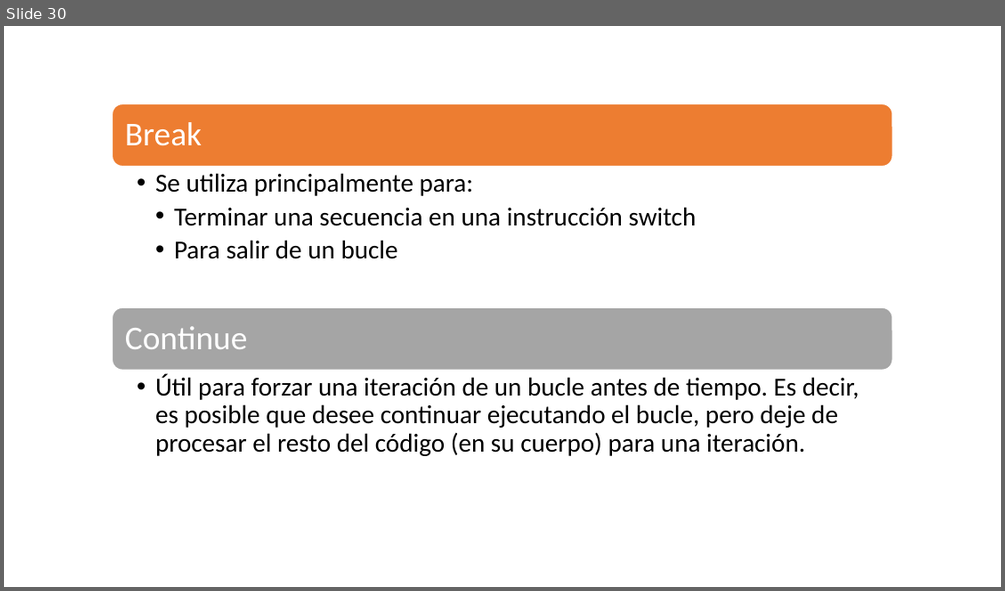
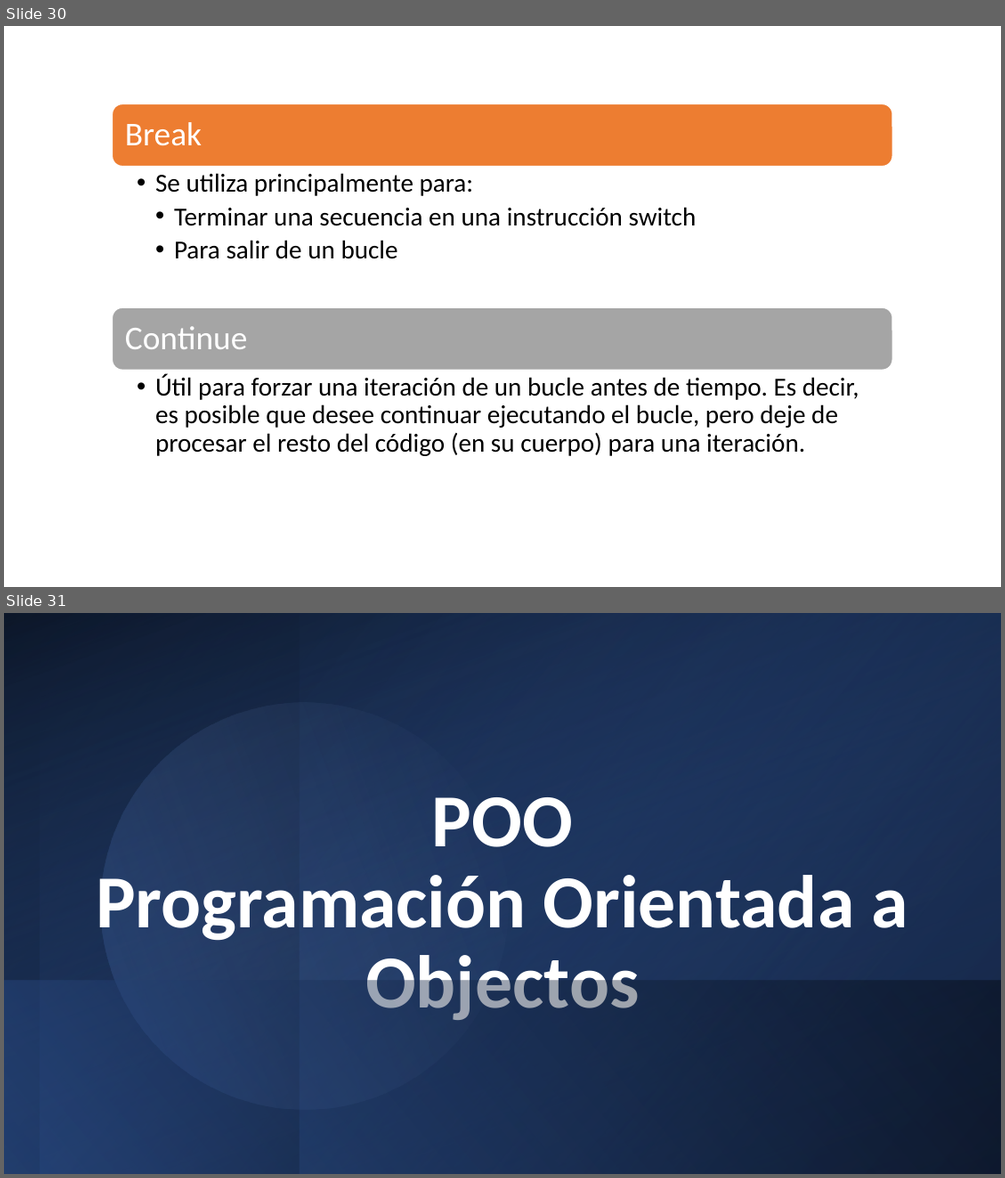
Before and after one commit to Charris1904/automation-qa-sessions, a slide deck: files/1. Java.pptx. Shown one above the other, each under a label of ours: slide 30 before the commit, slides 30 and 31 after it. The pictures are 1005x591 and 1005x1178 pixels, drawn with LibreOffice and Linux fonts; fonts in the diff are those of the drawing. Boxes give left, top, right and bottom in pixels: in the first picture for what was removed or moved away, otherwise in the second. Text is boxed around its words. In the diff, an @@ line names an element or a change of style, - is before the commit and + after.

```diff
--- a/files/1. Java.pptx
+++ b/files/1. Java.pptx
@@ slide 31 added at box(4, 613, 1001, 1174), background #FFFFFF @@
@@ rectangle added at box(4, 613, 1001, 1174), fill gradient #000000 to #2F5597 @@
@@ rectangle added at box(4, 613, 299, 1174), fill gradient #2F5597 to #000000 @@
@@ rectangle added at box(4, 613, 1001, 1174), fill gradient #2F5597 to #000000 @@
@@ rectangle added at box(40, 613, 1001, 1174), fill gradient #203864 to #4472C4 @@
@@ rectangle added at box(299, 614, 1001, 1174), fill gradient #2F5597 to #000000 @@
@@ ellipse added at box(68, 671, 541, 1142), fill gradient #4472C4 to #8FAADC @@
@@ title added at box(96, 797, 907, 1020), 72 pt, text #FFFFFF, bold @@
+POO
+Programación Orientada a Objectos
@@ rectangle added at box(4, 981, 1001, 1174), fill gradient #2F5597 to #000000 @@
```
Also in this commit, not shown: 3 other slides added, 11 other files.
